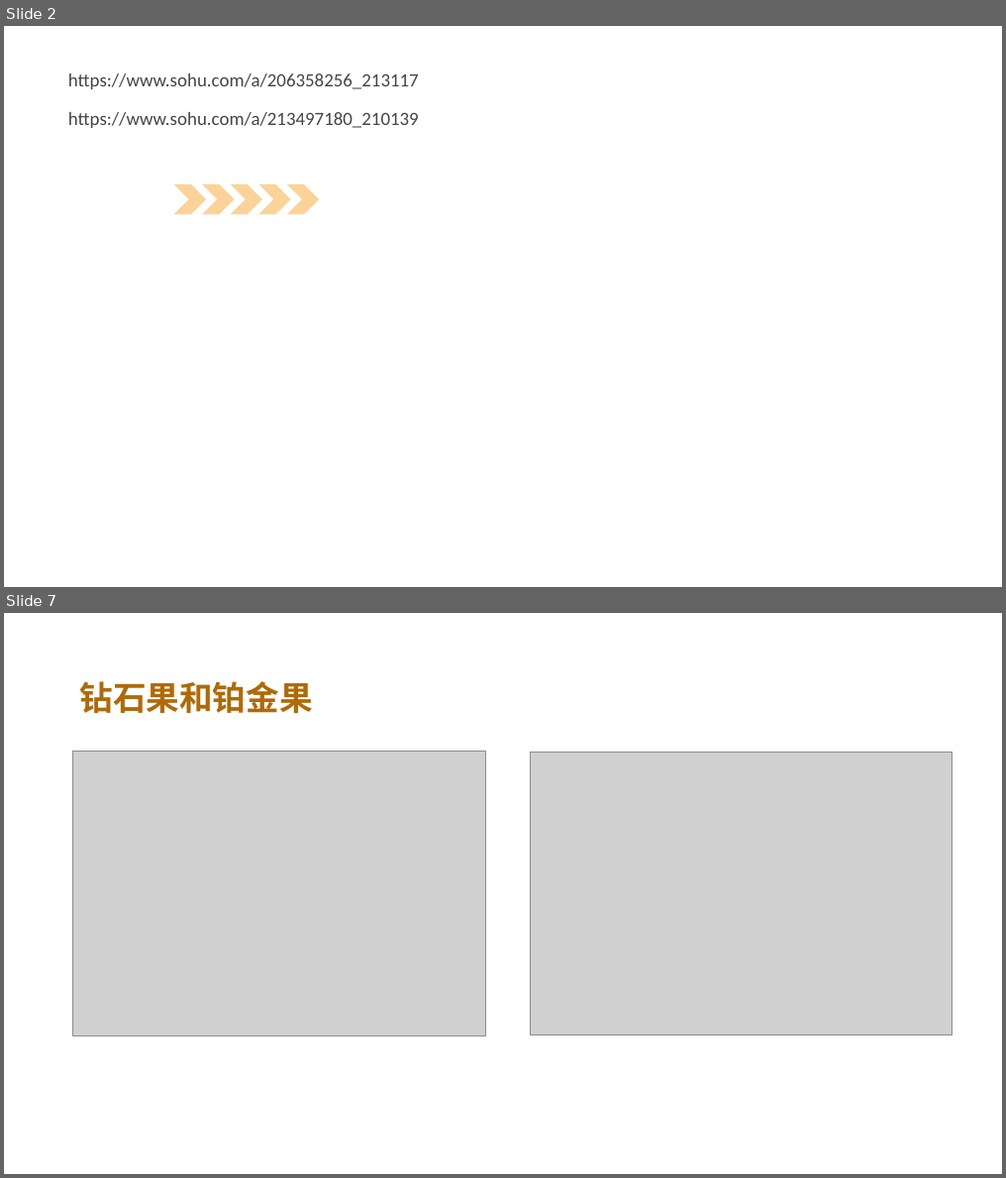
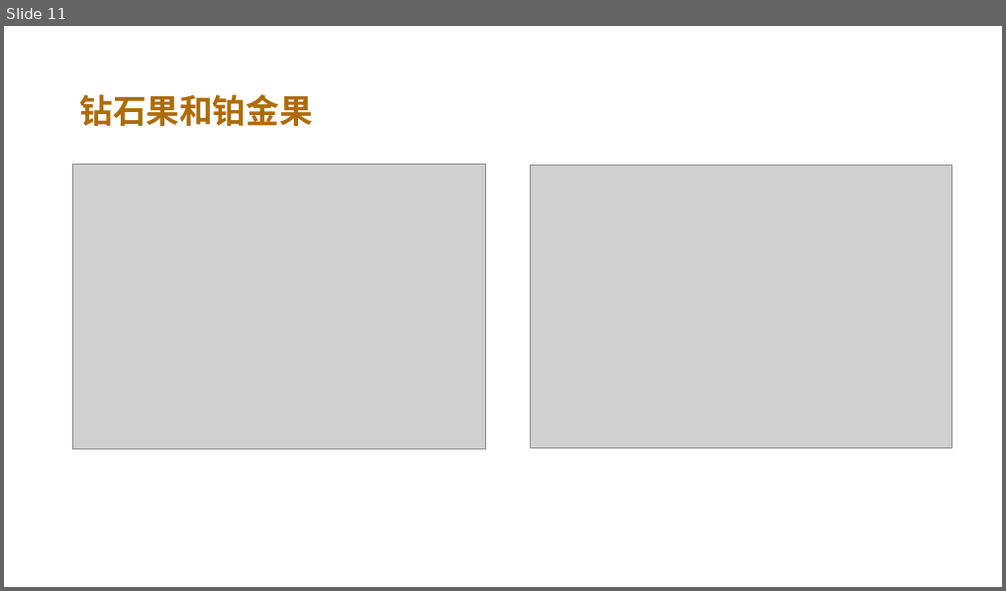
Before and after one commit to FredJiangFei/freetalk, a slide deck: 17.5/橙子.pptx. Shown one above the other, each under a label of ours: slides 2 and 7 before the commit, slide 11 after it; the slides between them are not shown. The pictures are 1006x1178 and 1006x591 pixels, drawn with LibreOffice and Linux fonts; fonts in the diff are those of the drawing; grey boxes stand for pictures; background and template pictures are left out. Boxes give left, top, right and bottom in pixels: in the first picture for what was removed or moved away, otherwise in the second. Text is boxed around its words. In the diff, an @@ line names an element or a change of style, - is before the commit and + after.

```diff
--- a/17.5/橙子.pptx
+++ b/17.5/橙子.pptx
@@ slide 2 removed at (x1=4, y1=26, x2=1002, y2=587), background picture (left out); not listed: 1 template element that a slide beside it also shows @@
@@ text removed at (x1=68, y1=74, x2=419, y2=89) @@
-https://www.sohu.com/a/206358256_213117
@@ text removed at (x1=68, y1=112, x2=419, y2=128) @@
-https://www.sohu.com/a/213497180_210139
@@ freeform shape removed at (x1=174, y1=184, x2=319, y2=215) @@
@@ what was slide 7 is now slide 11 @@
```
Also in this commit, not shown: 4 slides changed, 9 slides added, 20 other slides removed, 1 other file.
